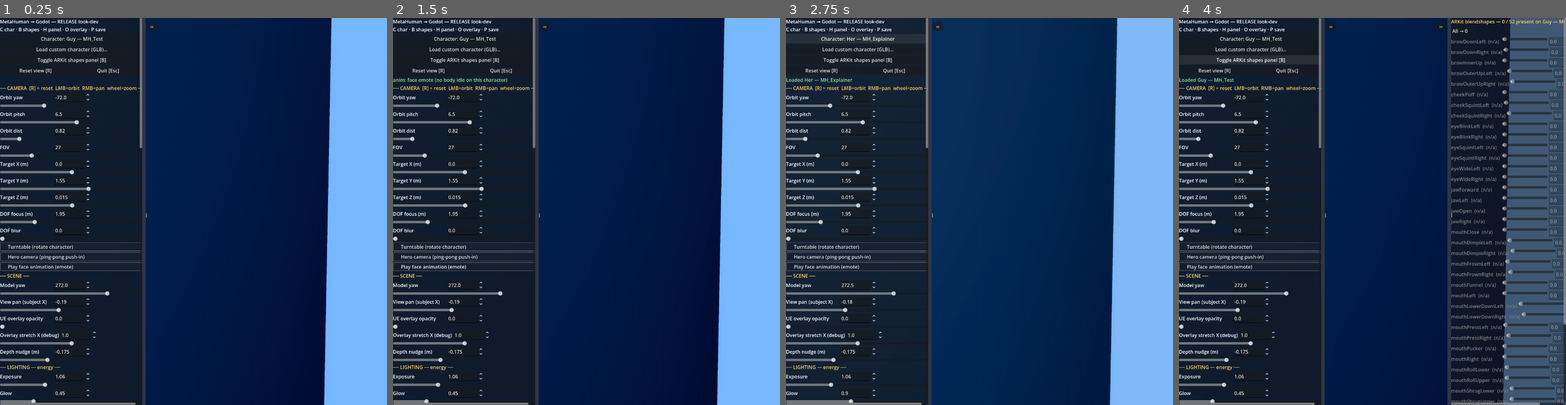
Above: before the commit, frames 1-4 (left to right).
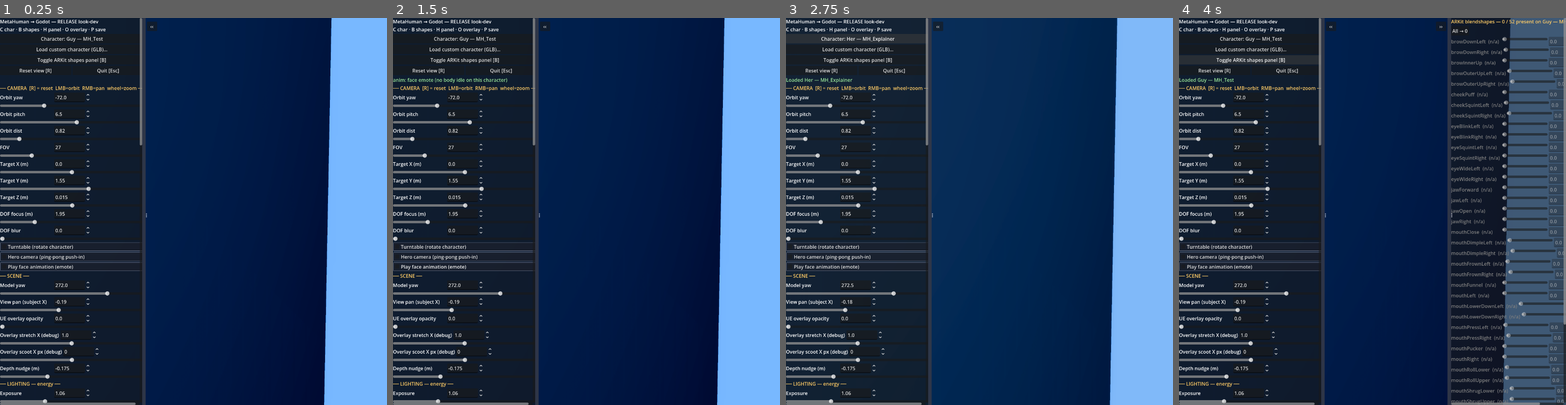
Above: after the commit, the same moments.

Repository: ibrews/MetaHumanGodot
Game: Godot game, scene res://scenes/release.tscn
Two runs of this game, one before a commit and one after it. Both use one fixed random seed, a clock stepped at 60 frames per second and the inputs below.
Inputs:
- Up to frame 1 (0.25 s): no input
- Up to frame 2 (1.5 s): click "Play face animation (emote)" at 0.5 s; click "Play face animation (emote)" at 1.25 s
- Up to frame 3 (2.75 s): click "Character: Guy — MH_Test" at 2 s
- Up to frame 4 (4 s): click "Character: Her — MH_Explainer" at 2.75 s; click "Toggle ARKit shapes panel [B]" at 3.5 s

The runs differ from the first frame. In frame 1, 0.6% of the frame differs, in the area x 0-37%, y 32-100%; in frame 2, 0.6%; in frame 3, 0.6%; in frame 4, 0.6%.

Commit message:
release tool: UE-overlay sideways scoot slider + skin colour tint
- 'Overlay scoot X px' slider (SCENE, debug): shifts the UE reference overlay left/right
  (offset_left/right on the full-rect TextureRect) so both faces sit side-by-side while
  fine-tuning instead of overlapping. Composes with the existing stretch-X aid.
- 'Skin colour (tint)' picker (SKIN): multiplies the albedo uniform (shader does
  final_albedo = albedo * texture) across all skin materials — recolour/warm/cool the skin.

Co-Authored-By: Claude Opus 4.8 (1M context) <noreply@anthropic.com>

Diff:
--- a/scenes/release.gd
+++ b/scenes/release.gd
@@ -130,6 +130,7 @@
 	"sss": 0.1, "skin_smooth": 0.62, "skin_nrm": 1.65, "skin_rough": 0.59,
 	"skin_spec": 0.33, "scatter": 2.15, "double_spec": false, "sss_depth": 6.0,
 	"micro": 0.0,
+	"skin_tint": Color(1, 1, 1),   # multiplies the albedo (HDR: >1 lightens) — recolour skin
 	# hair
 	"hair_col": Color(0.20, 0.13, 0.075), "hair_thresh": 0.07,
 	"hair_root": 0.42, "hair_rough": 0.72, "hair_spec": 0.12,
@@ -151,8 +152,8 @@
 	# "alive eyes": look at the camera with naturalistic saccades + blinks (demo). When
 	# on, it overrides the manual focal point above.
 	"eye_alive": true,
-	# DEBUG: horizontal stretch of the UE overlay image (align-aid; remove later)
-	"overlay_stretch_x": 1.0,
+	# DEBUG: UE overlay align-aids (remove later) — horizontal stretch + sideways scoot (px)
+	"overlay_stretch_x": 1.0, "overlay_off_x": 0.0,
 }
 
 var _char_key := "guy"
@@ -1350,6 +1351,7 @@
 	_slider(vb, "view_pan", "View pan (subject X)", -1.0, 1.0, 0.01)
 	_slider(vb, "overlay", "UE overlay opacity", 0.0, 1.0, 0.01)
 	_slider(vb, "overlay_stretch_x", "Overlay stretch X (debug)", 0.9, 1.1, 0.001)
+	_slider(vb, "overlay_off_x", "Overlay scoot X px (debug)", -1200.0, 1200.0, 5.0)
 	_slider(vb, "zoff", "Depth nudge (m)", -0.5, 0.5, 0.005)
 
 	_section(vb, "LIGHTING — energy")
@@ -1378,6 +1380,7 @@
 	_color(vb, "bg_col", "Background colour")
 
 	_section(vb, "SKIN (face + body)")
+	_color(vb, "skin_tint", "Skin colour (tint)")
 	_slider(vb, "sss", "Subsurface", 0.0, 1.0, 0.01)
 	_slider(vb, "scatter", "Scatter strength", 0.0, 3.0, 0.01)
 	_slider(vb, "skin_smooth", "Skin smoothness", 0.0, 4.0, 0.01)
@@ -1734,6 +1737,7 @@
 		if _camera:
 			_catch.global_transform.origin = _camera.global_transform.origin + _camera.global_transform.basis.y * 0.12
 	for m in _skin_mats:
+		m.set_shader_parameter("albedo", p.skin_tint)
 		m.set_shader_parameter("subsurface_scattering_strength", p.sss)
 		m.set_shader_parameter("scatter_strength", p.scatter)
 		m.set_shader_parameter("skin_smoothness", p.skin_smooth)
@@ -1770,6 +1774,10 @@
 		var vp := get_viewport().get_visible_rect().size
 		_overlay.pivot_offset = vp * 0.5
 		_overlay.scale = Vector2(sx, 1.0)
+		# Scoot the overlay sideways (px) so both faces sit side-by-side while tuning.
+		var ox: float = float(p.get("overlay_off_x", 0.0))
+		_overlay.offset_left = ox
+		_overlay.offset_right = ox
 	if _cam_attrs and not OS.has_environment("RELEASE_CAPTURE"):
 		var blur: float = float(p.get("dof_blur", 0.0))
 		var enabled: bool = blur > 0.001
